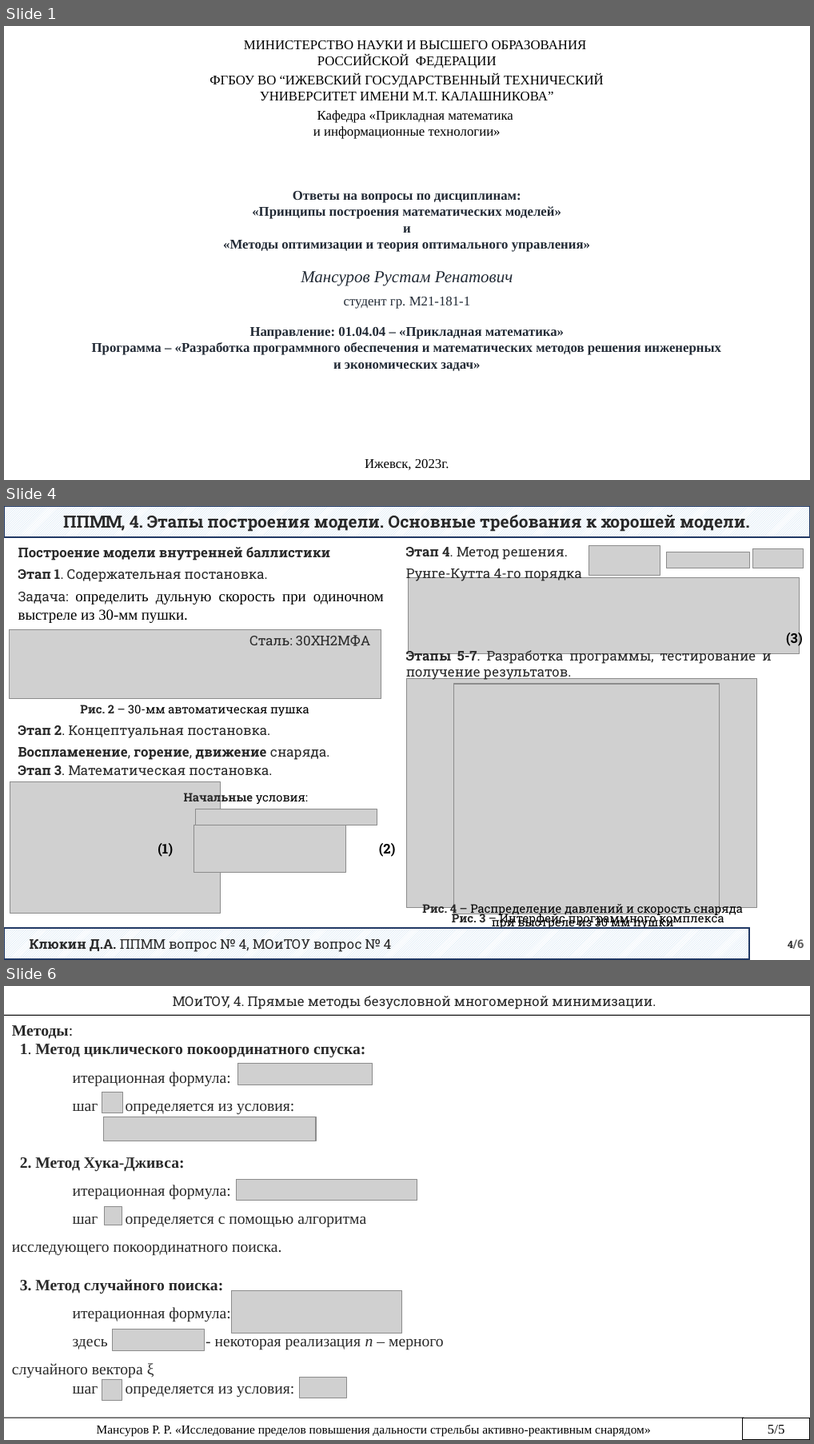
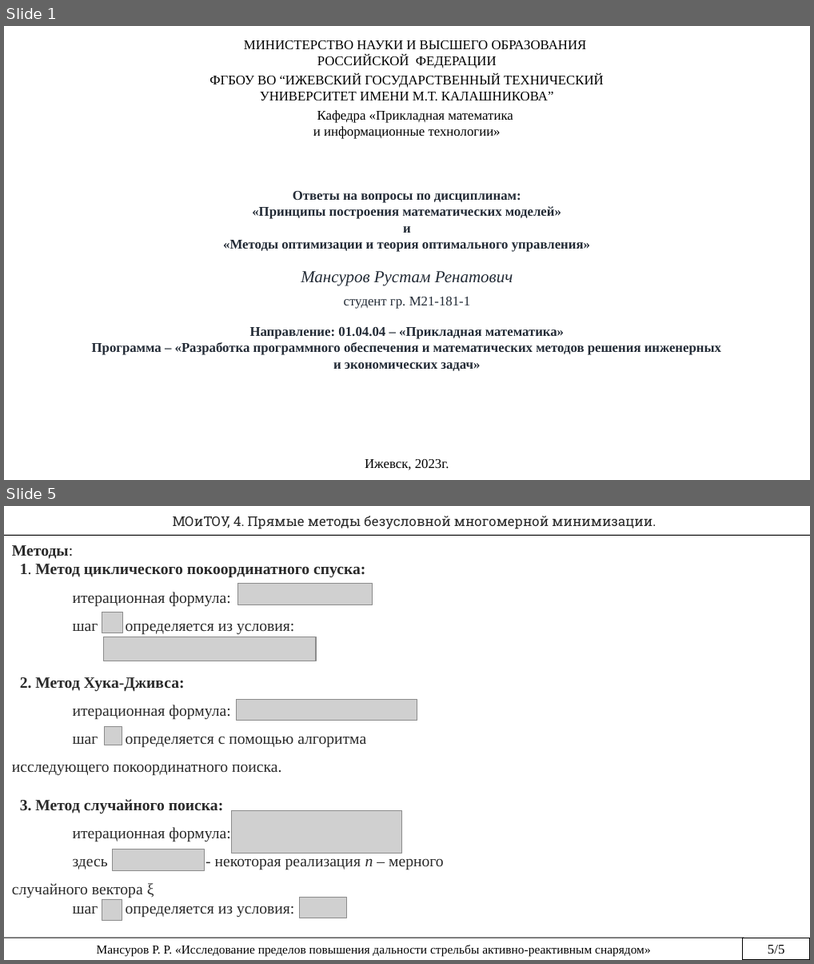
Before and after one commit to rustam-mansurov/cats, a slide deck: Госы/Домашнее задание Мансуров.pptx. Shown one above the other, each under a label of ours: slides 1, 4 and 6 before the commit, slides 1 and 5 after it; the slides between them are not shown. The pictures are 814x1444 and 814x964 pixels, drawn with LibreOffice and Linux fonts; fonts in the diff are those of the drawing; grey boxes stand for pictures. Boxes give left, top, right and bottom in pixels: in the first picture for what was removed or moved away, otherwise in the second. Text is boxed around its words. In the diff, an @@ line names an element or a change of style, - is before the commit and + after.

```diff
--- a/Госы/Домашнее задание Мансуров.pptx
+++ b/Госы/Домашнее задание Мансуров.pptx
@@ slide 4 removed at (4, 506, 810, 960), background #FFFFFF @@
@@ rectangle removed at (4, 506, 810, 537) @@
-ППММ, 4. Этапы построения модели. Основные требования к хорошей модели.
@@ text removed at (18, 547, 384, 623) @@
-Построение модели внутренней баллистики
-Этап 1. Содержательная постановка.
-Задача: определить дульную скорость при одиночном выстреле из 30-мм пушки.
@@ text removed at (406, 547, 582, 582) @@
-Этап 4. Метод решения.
-Рунге-Кутта 4-го порядка
@@ picture removed at (589, 545, 660, 576) @@
@@ picture removed at (667, 552, 750, 569) @@
@@ picture removed at (753, 548, 804, 568) @@
@@ picture removed at (409, 578, 800, 654) @@
@@ picture removed at (9, 629, 381, 699) @@
@@ text removed at (250, 635, 370, 646) @@
-Сталь: 30ХН2МФА
@@ text removed at (406, 648, 771, 680) @@
-Этапы 5-7. Разработка программы, тестирование и получение результатов.
@@ text removed at (786, 631, 803, 647) @@
-(3)
@@ picture removed at (406, 679, 757, 908) @@
@@ picture removed at (454, 684, 719, 913) @@
@@ text removed at (80, 704, 310, 716) @@
-Рис. 2 – 30-мм автоматическая пушка
@@ text removed at (18, 725, 330, 760) @@
-Этап 2. Концептуальная постановка.
-Воспламенение, горение, движение снаряда.
@@ text removed at (18, 765, 272, 775) @@
-Этап 3. Математическая постановка.
@@ picture removed at (10, 781, 220, 913) @@
@@ text removed at (184, 790, 308, 804) @@
-Начальные условия:
@@ picture removed at (195, 809, 378, 825) @@
@@ picture removed at (194, 825, 346, 872) @@
@@ text removed at (158, 843, 173, 856) @@
-(1)
@@ text removed at (379, 843, 396, 856) @@
-(2)
@@ text removed at (422, 901, 743, 929) @@
-Рис. 4 – Распределение давлений и скорость снаряда
-при выстреле из 30 мм пушки
@@ text removed at (452, 911, 724, 925) @@
-Рис. 3 – Интерфейс программного комплекса
@@ rectangle removed at (4, 928, 750, 959) @@
-Клюкин Д.А. ППММ вопрос № 4, МОиТОУ вопрос № 4
@@ page number removed at (788, 939, 805, 948) @@
-4/6
@@ what was slide 6 is now slide 5 @@
```
Also in this commit, not shown: 3 slides changed, 1 other file.
